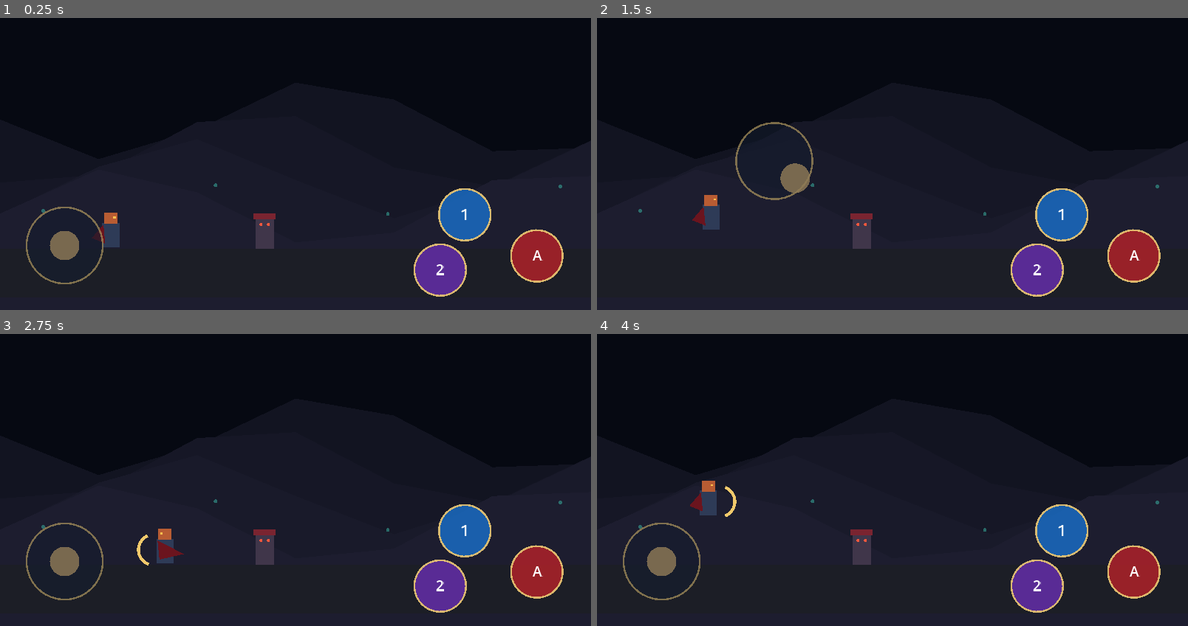
Above: before the commit, frames 1-4 (two rows, left to right).
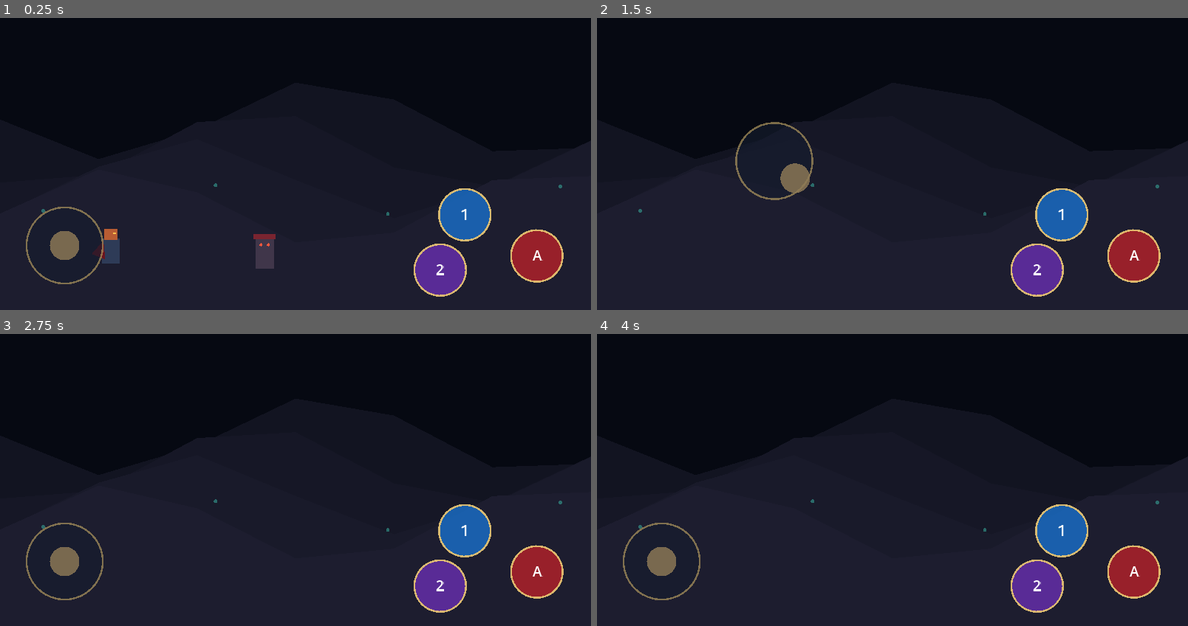
Above: after the commit, the same moments.

Repository: QuachGia1994/ShadowRift
Game: Godot game, scene res://scenes/game.tscn
Same seed, same stepped clock (60 frames per second), same inputs: the game is played once before the commit and once after it.
Inputs (mouse positions are in pixels of both pictures, inside the frame that each line leads up to):
- Up to frame 1 (0.25 s): no input
- Up to frame 2 (1.5 s): move the mouse to (1022, 128) at 0.52 s; hold D 0.53-1.25 s; hold J 0.53-1.25 s; click (1022, 128) at 0.67 s; tap Space at 0.77 s; drag from (774, 161) to (862, 231) at 1.27 s
- Up to frame 3 (2.75 s): move the mouse to (354, 386) at 2.02 s; hold A from 2.03 s (still down); hold J from 2.03 s (still down)
- Up to frame 4 (4 s): release A at 2.75 s; release J at 2.75 s; tap Enter at 2.75 s; drag from (862, 526) to (715, 409) at 2.77 s; move the mouse to (1069, 509) at 3.52 s; hold D from 3.53 s (still down); hold J from 3.53 s (still down); tap Space at 3.77 s

The runs differ from the first frame. In frame 1, 1.0% of the frame differs, in the area x 15-47%, y 66-86%; in frame 2, 0.8%; in frame 3, 0.8%; in frame 4, 0.8%.
Error after the commit: Parse Error: Cannot infer the type of "base" variable because the value doesn't have a set type. (res://scripts/world/zone_builder.gd:21)

Commit message:
Build layered zone hazards and one-way platforms

Diff:
--- a/scripts/combat/combat_authority.gd
+++ b/scripts/combat/combat_authority.gd
@@ -20,5 +20,10 @@
 	var knockback := Vector2(220.0 * direction, -145.0)
 	return bool(target.call("receive_authoritative_hit", resolved_damage, knockback))
 
+func resolve_environment_hit(target: Node2D, raw_damage: int, knockback: Vector2) -> bool:
+	if not is_instance_valid(target) or not target.is_inside_tree() or not target.has_method("receive_authoritative_hit"):
+		return false
+	return bool(target.call("receive_authoritative_hit", clampi(raw_damage, 1, DAMAGE_CAP), knockback.limit_length(500.0)))
+
 func _valid_combatants(source: Node2D, target: Node2D) -> bool:
 	return is_instance_valid(source) and is_instance_valid(target) and source != target and source.is_inside_tree() and target.is_inside_tree()
--- a/scripts/world/game_world.gd
+++ b/scripts/world/game_world.gd
@@ -6,7 +6,7 @@
 var _hero: Hero
 
 func _ready() -> void:
-	_create_ground()
+	_create_zone()
 	_create_combat_authority()
 	_create_controls()
 	_create_hero()
@@ -37,19 +37,10 @@
 	dummy.position = Vector2(430.0, GROUND_Y - 27.0)
 	add_child(dummy)
 
-func _create_ground() -> void:
-	var ground := StaticBody2D.new()
-	ground.position = Vector2(WORLD_WIDTH * 0.5, GROUND_Y + 40.0)
-	var collision := CollisionShape2D.new()
-	var shape := RectangleShape2D.new()
-	shape.size = Vector2(WORLD_WIDTH, 80.0)
-	collision.shape = shape
-	ground.add_child(collision)
-	var visual := Polygon2D.new()
-	visual.polygon = PackedVector2Array([Vector2(-WORLD_WIDTH * 0.5, -40.0), Vector2(WORLD_WIDTH * 0.5, -40.0), Vector2(WORLD_WIDTH * 0.5, 40.0), Vector2(-WORLD_WIDTH * 0.5, 40.0)])
-	visual.color = Color(0.11, 0.12, 0.15)
-	ground.add_child(visual)
-	add_child(ground)
+func _create_zone() -> void:
+	var zone := ZoneBuilder.new()
+	zone.build()
+	add_child(zone)
 
 func _draw() -> void:
 	draw_rect(Rect2(0.0, 0.0, WORLD_WIDTH, 540.0), Color(0.025, 0.035, 0.07))
--- /dev/null
+++ b/scripts/world/hazard.gd
@@ -0,0 +1,29 @@
+extends Area2D
+class_name Hazard
+
+const DAMAGE := 18
+
+func configure(hazard_size: Vector2) -> void:
+	collision_layer = 0
+	collision_mask = 1
+	monitoring = true
+	var collision := CollisionShape2D.new()
+	var shape := RectangleShape2D.new()
+	shape.size = hazard_size
+	collision.shape = shape
+	add_child(collision)
+	body_entered.connect(_on_body_entered)
+	queue_redraw()
+
+func _on_body_entered(body: Node2D) -> void:
+	if not body is Hero:
+		return
+	var authority := get_tree().get_first_node_in_group("combat_authority") as CombatAuthority
+	if is_instance_valid(authority):
+		authority.resolve_environment_hit(body, DAMAGE, Vector2(-180.0, -320.0))
+
+func _draw() -> void:
+	for index in range(-2, 3):
+		var x := float(index) * 18.0
+		draw_colored_polygon(PackedVector2Array([Vector2(x - 9.0, 12.0), Vector2(x, -16.0), Vector2(x + 9.0, 12.0)]), Color(0.44, 0.51, 0.58))
+		draw_line(Vector2(x, -12.0), Vector2(x, 8.0), Color(0.73, 0.90, 0.88), 2.0)
--- /dev/null
+++ b/scripts/world/zone_builder.gd
@@ -0,0 +1,99 @@
+extends Node2D
+class_name ZoneBuilder
+
+const TILE_SIZE := 32
+const ZONE_COLUMNS := 75
+const GROUND_ROW := 13
+
+var _foreground: TileMapLayer
+
+func build() -> void:
+	var tile_set := _create_tile_set()
+	_create_tile_layers(tile_set)
+	_create_ground_collision()
+	_create_one_way_platform(Vector2(660.0, 330.0), Vector2(224.0, 18.0))
+	_create_one_way_platform(Vector2(1260.0, 280.0), Vector2(192.0, 18.0))
+	_create_hazard(Vector2(930.0, 419.0))
+
+func _create_tile_set() -> TileSet:
+	var image := Image.create(TILE_SIZE * 3, TILE_SIZE, false, Image.FORMAT_RGBA8)
+	for tile_index in range(3):
+		var base := [Color(0.055, 0.075, 0.12), Color(0.12, 0.15, 0.18), Color(0.17, 0.20, 0.20)][tile_index]
+		for x in range(TILE_SIZE):
+			for y in range(TILE_SIZE):
+				var checker := 0.025 if (int(x / 4) + int(y / 4)) % 2 == 0 else -0.015
+				var color := base.lightened(maxf(0.0, checker)) if checker >= 0.0 else base.darkened(-checker)
+				if tile_index == 2 and y < 5:
+					color = Color(0.21, 0.37, 0.26)
+				image.set_pixel(tile_index * TILE_SIZE + x, y, color)
+	var source := TileSetAtlasSource.new()
+	source.texture = ImageTexture.create_from_image(image)
+	source.texture_region_size = Vector2i(TILE_SIZE, TILE_SIZE)
+	for tile_index in range(3):
+		source.create_tile(Vector2i(tile_index, 0))
+	var tile_set := TileSet.new()
+	tile_set.tile_size = Vector2i(TILE_SIZE, TILE_SIZE)
+	tile_set.add_source(source, 0)
+	return tile_set
+
+func _create_tile_layers(tile_set: TileSet) -> void:
+	var background := TileMapLayer.new()
+	background.name = "BackgroundTiles"
+	background.tile_set = tile_set
+	background.z_index = -3
+	background.modulate = Color(0.50, 0.58, 0.75, 0.48)
+	add_child(background)
+	var midground := TileMapLayer.new()
+	midground.name = "MidgroundTiles"
+	midground.tile_set = tile_set
+	midground.z_index = -1
+	midground.modulate = Color(0.70, 0.76, 0.82, 0.72)
+	add_child(midground)
+	_foreground = TileMapLayer.new()
+	_foreground.name = "ForegroundTiles"
+	_foreground.tile_set = tile_set
+	_foreground.z_index = 0
+	add_child(_foreground)
+	for x in range(ZONE_COLUMNS):
+		background.set_cell(Vector2i(x, 7 + int(sin(float(x) * 0.42) * 2.0)), 0, Vector2i(0, 0))
+		midground.set_cell(Vector2i(x, 11 + int(sin(float(x) * 0.28))), 0, Vector2i(1, 0))
+		_foreground.set_cell(Vector2i(x, GROUND_ROW), 0, Vector2i(2, 0))
+		_foreground.set_cell(Vector2i(x, GROUND_ROW + 1), 0, Vector2i(1, 0))
+	for x in range(18, 25):
+		_foreground.set_cell(Vector2i(x, 10), 0, Vector2i(2, 0))
+	for x in range(37, 43):
+		_foreground.set_cell(Vector2i(x, 8), 0, Vector2i(2, 0))
+
+func _create_ground_collision() -> void:
+	var ground := StaticBody2D.new()
+	ground.collision_layer = 1
+	ground.position = Vector2(ZONE_COLUMNS * TILE_SIZE * 0.5, (GROUND_ROW + 1) * TILE_SIZE)
+	var collision := CollisionShape2D.new()
+	var shape := RectangleShape2D.new()
+	shape.size = Vector2(ZONE_COLUMNS * TILE_SIZE, TILE_SIZE * 2.0)
+	collision.shape = shape
+	ground.add_child(collision)
+	add_child(ground)
+
+func _create_one_way_platform(center: Vector2, platform_size: Vector2) -> void:
+	var platform := StaticBody2D.new()
+	platform.collision_layer = 1
+	platform.position = center
+	var collision := CollisionShape2D.new()
+	var shape := RectangleShape2D.new()
+	shape.size = platform_size
+	collision.shape = shape
+	collision.one_way_collision = true
+	collision.one_way_collision_margin = 10.0
+	platform.add_child(collision)
+	var visual := Polygon2D.new()
+	visual.polygon = PackedVector2Array([Vector2(-platform_size.x * 0.5, -9.0), Vector2(platform_size.x * 0.5, -9.0), Vector2(platform_size.x * 0.5, 9.0), Vector2(-platform_size.x * 0.5, 9.0)])
+	visual.color = Color(0.18, 0.28, 0.22)
+	platform.add_child(visual)
+	add_child(platform)
+
+func _create_hazard(center: Vector2) -> void:
+	var hazard := Hazard.new()
+	hazard.position = center
+	hazard.configure(Vector2(90.0, 32.0))
+	add_child(hazard)
